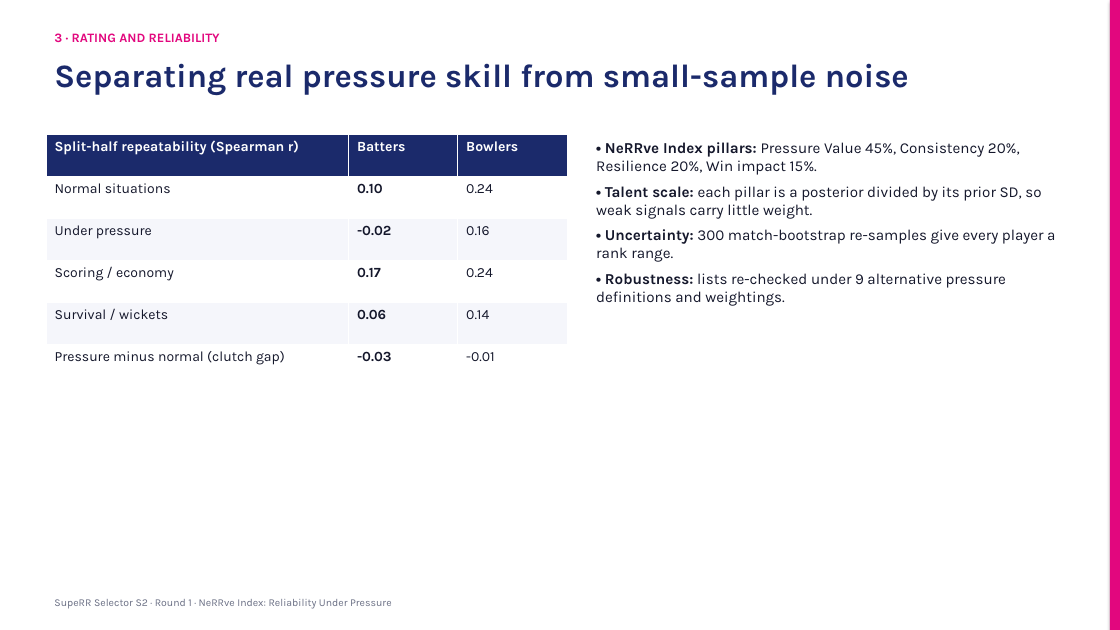
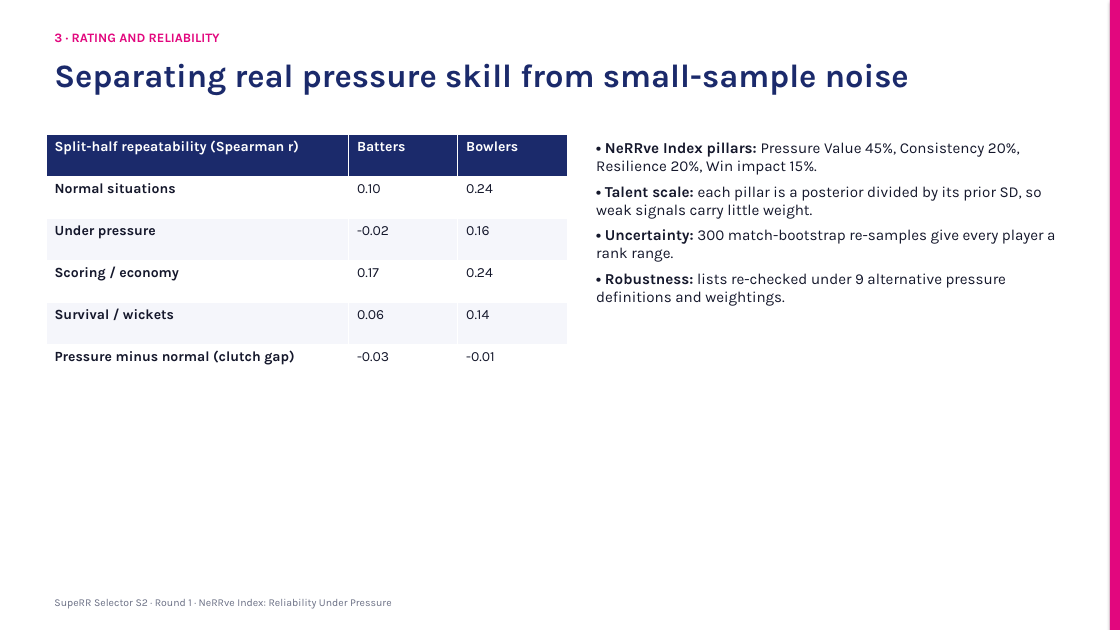
Before and after one commit to KoduruChandrasekhar/RRAuction-, a slide deck: slide 8 of submission/NeRRve_Deck.pptx (slide 7 before the commit). Drawn at 1120x630 pixels with LibreOffice and Linux fonts; fonts in the diff are those of the drawing. Boxes give left, top, right and bottom in pixels: in the first picture for what was removed or moved away, otherwise in the second. Text is boxed around its words. In the diff, an @@ line names an element or a change of style, - is before the commit and + after.

```diff
--- a/submission/NeRRve_Deck.pptx
+++ b/submission/NeRRve_Deck.pptx
@@ table at <box>46,134,567,386</box> @@
@@ bold on in "Normal situations", "Under pressure", "Scoring / economy", "Survival / wickets" and 1 more places @@
@@ bold off in "0.10", "-0.02", "0.17", "0.06" and 1 more places @@
```
Also in this commit, not shown: 8 other slides changed, 2 slides added, 8 other files.
